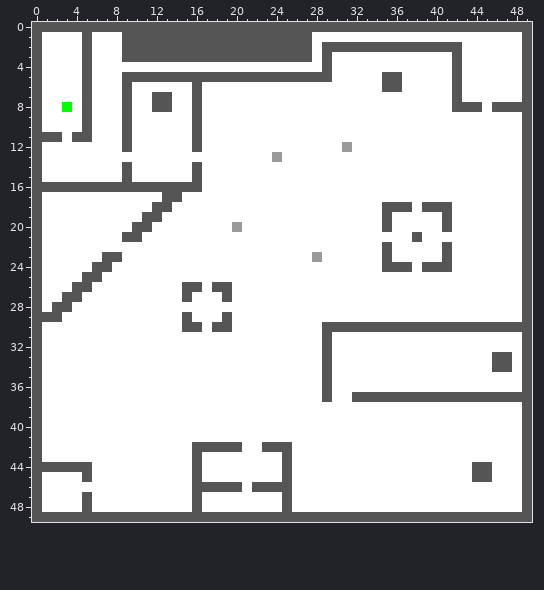
A pixel-art sprite gets an edit: res/large_level.png. The picture above is the old version.
The file is 50x50 pixels.
After the commit:
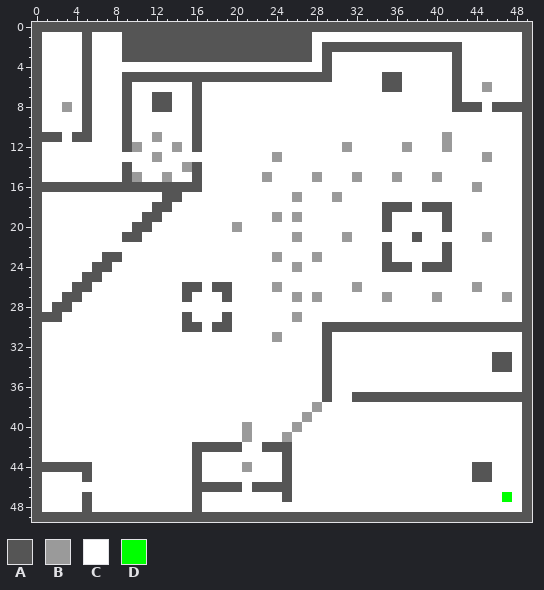
Palette (. is transparent): A #555555  B #9a9a9a  C #ffffff  D #00ff00
The exact change:
y 6: x 45 C -> B
y 8: x 3 D -> B
y 11: x 12 C -> B; x 41 C -> B
y 12: x 10 C -> B; x 14 C -> B; x 37 C -> B; x 41 C -> B
y 13: x 12 C -> B; x 45 C -> B
y 14: x 15 C -> B
y 15: x 10 C -> B; x 13 C -> B; x 23 C -> B; x 28 C -> B; x 32 C -> B; x 36 C -> B; x 40 C -> B
y 16: x 44 C -> B
y 17: x 26 C -> B; x 30 C -> B
y 19: x 24 C -> B; x 26 C -> B
y 21: x 26 C -> B; x 31 C -> B; x 45 C -> B
y 23: x 24 C -> B
y 24: x 26 C -> B
y 26: x 24 C -> B; x 32 C -> B; x 44 C -> B
y 27: x 26 C -> B; x 28 C -> B; x 35 C -> B; x 40 C -> B; x 47 C -> B
y 29: x 26 C -> B
y 31: x 24 C -> B
y 38: x 28 C -> B
y 39: x 27 C -> B
y 40: x 21 C -> B; x 26 C -> B
y 41: x 21 C -> B; x 25 C -> B
y 44: x 21 C -> B
y 47: x 47 C -> D
y 48: x 25 A -> C
